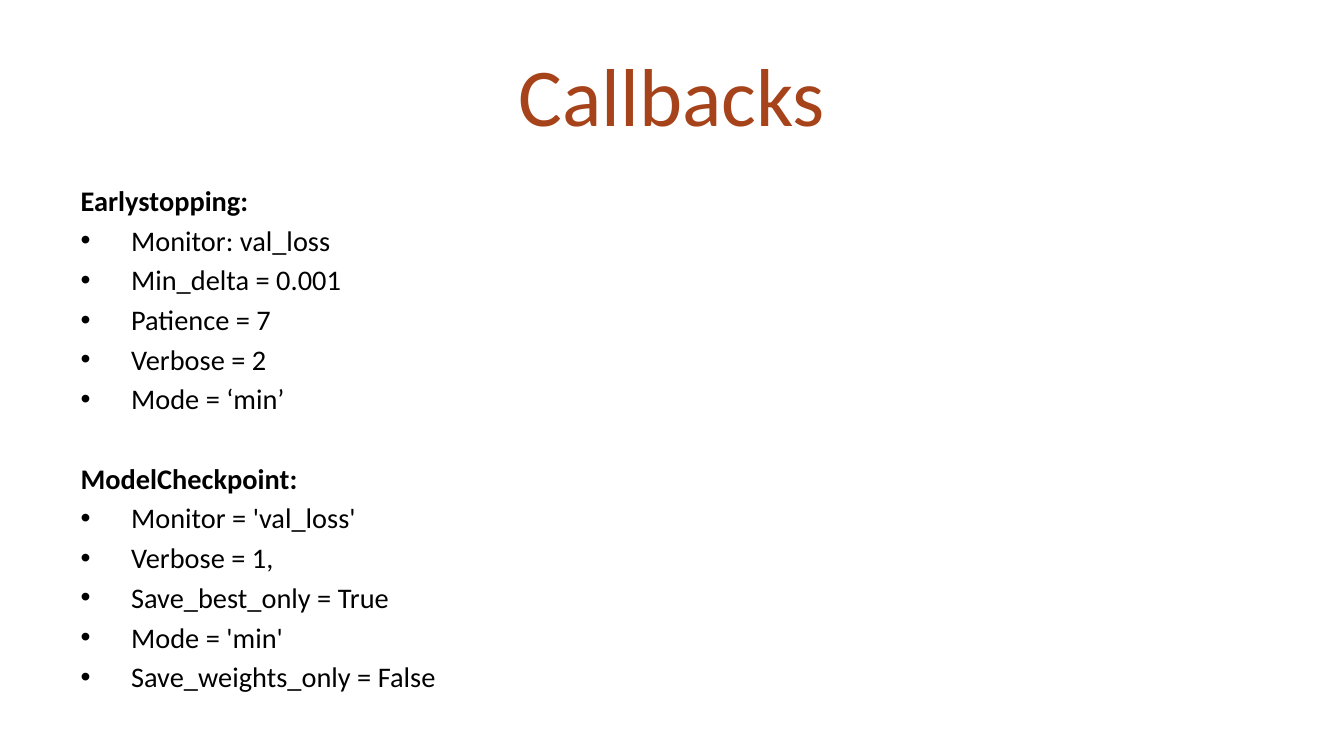
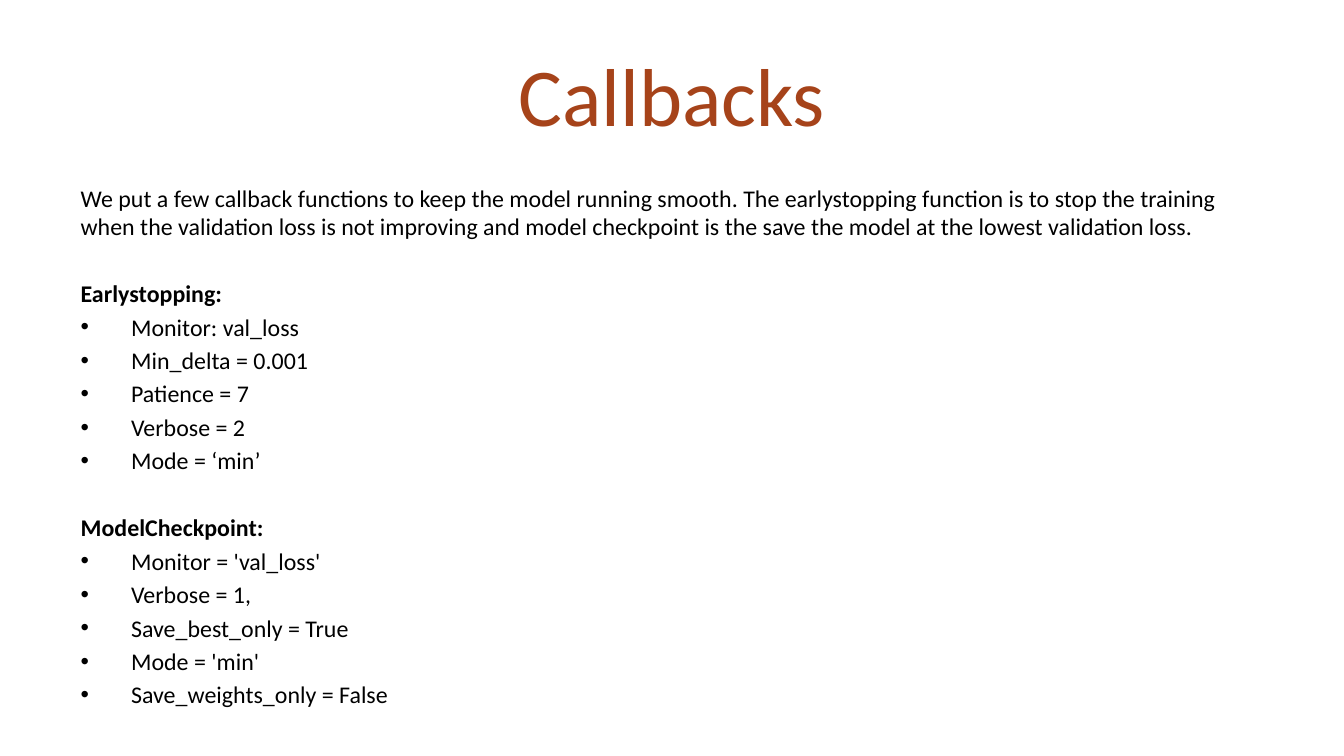
Before and after one commit to vaibhagarwal/Projects, a slide deck: slide 10 of Image_Classifcation_keras/Malaria_prediction_Presentation.pptx. Drawn at 1344x756 pixels with LibreOffice and Linux fonts; fonts in the diff are those of the drawing. Boxes give left, top, right and bottom in pixels: in the first picture for what was removed or moved away, otherwise in the second. Text is boxed around its words. In the diff, an @@ line names an element or a change of style, - is before the commit and + after.

```diff
--- a/Image_Classifcation_keras/Malaria_prediction_Presentation.pptx
+++ b/Image_Classifcation_keras/Malaria_prediction_Presentation.pptx
@@ text at [81,190,1215,239]: paragraph added @@
+We put a few callback functions to keep the model running smooth. The earlystopping function is to stop the training when the validation loss is not improving and model checkpoint is the save the model at the lowest validation loss.
@@ text at [81,285,348,670]: size 15.2 to 12.8 pt in "Earlystopping:", "Monitor: val_loss", "Min_delta = 0.001", "Patience = 7" and 8 more places @@
```
Also in this commit, not shown: 8 other slides changed, 1 slide added, 1 slide removed, 1 other file.
